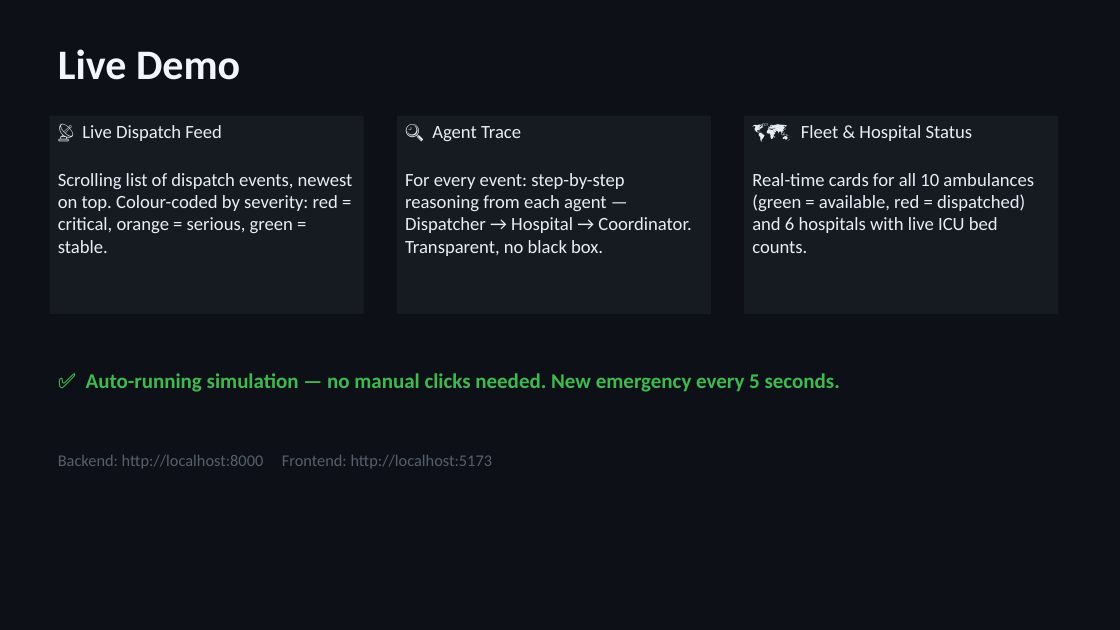
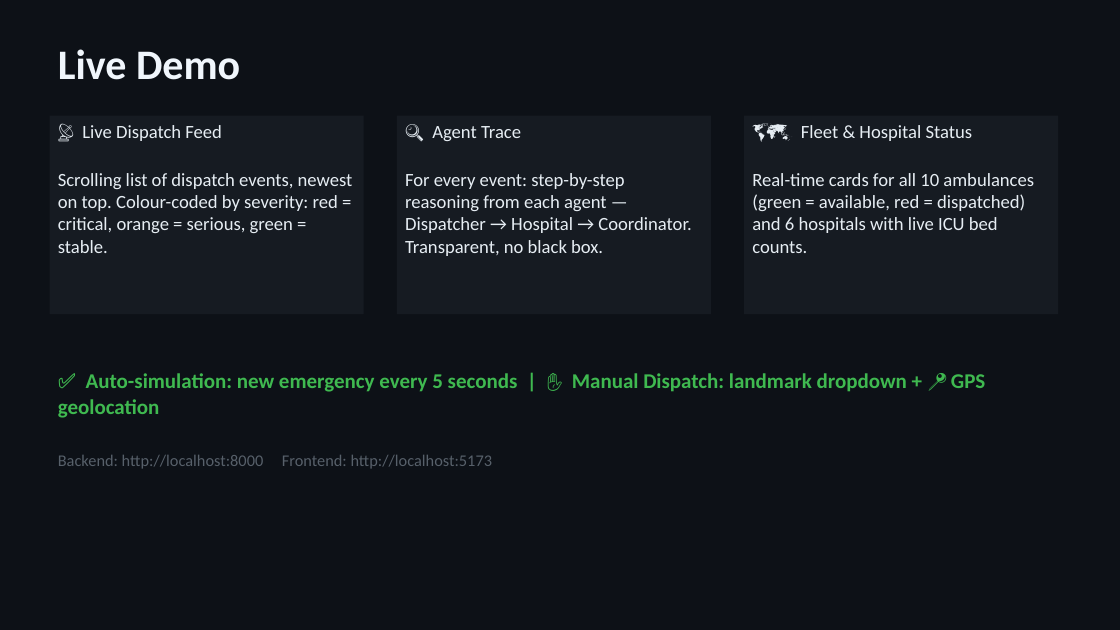
Before and after one commit to hariharamuvvala/golden-hour-agent-orchestrator, a slide deck: slide 5 of GoldenHour-Hackathon.pptx. Drawn at 1120x630 pixels with LibreOffice and Linux fonts; fonts in the diff are those of the drawing. Boxes give left, top, right and bottom in pixels: in the first picture for what was removed or moved away, otherwise in the second. Text is boxed around its words. In the diff, an @@ line names an element or a change of style, - is before the commit and + after.

```diff
--- a/GoldenHour-Hackathon.pptx
+++ b/GoldenHour-Hackathon.pptx
@@ text at (58,373,985,418): text changed @@
-✅ Auto-running simulation — no manual clicks needed. New emergency every 5 seconds.
+✅ Auto-simulation: new emergency every 5 seconds | ✋ Manual Dispatch: landmark dropdown + 📍 GPS geolocation
```
Also in this commit, not shown: 4 other slides changed.
